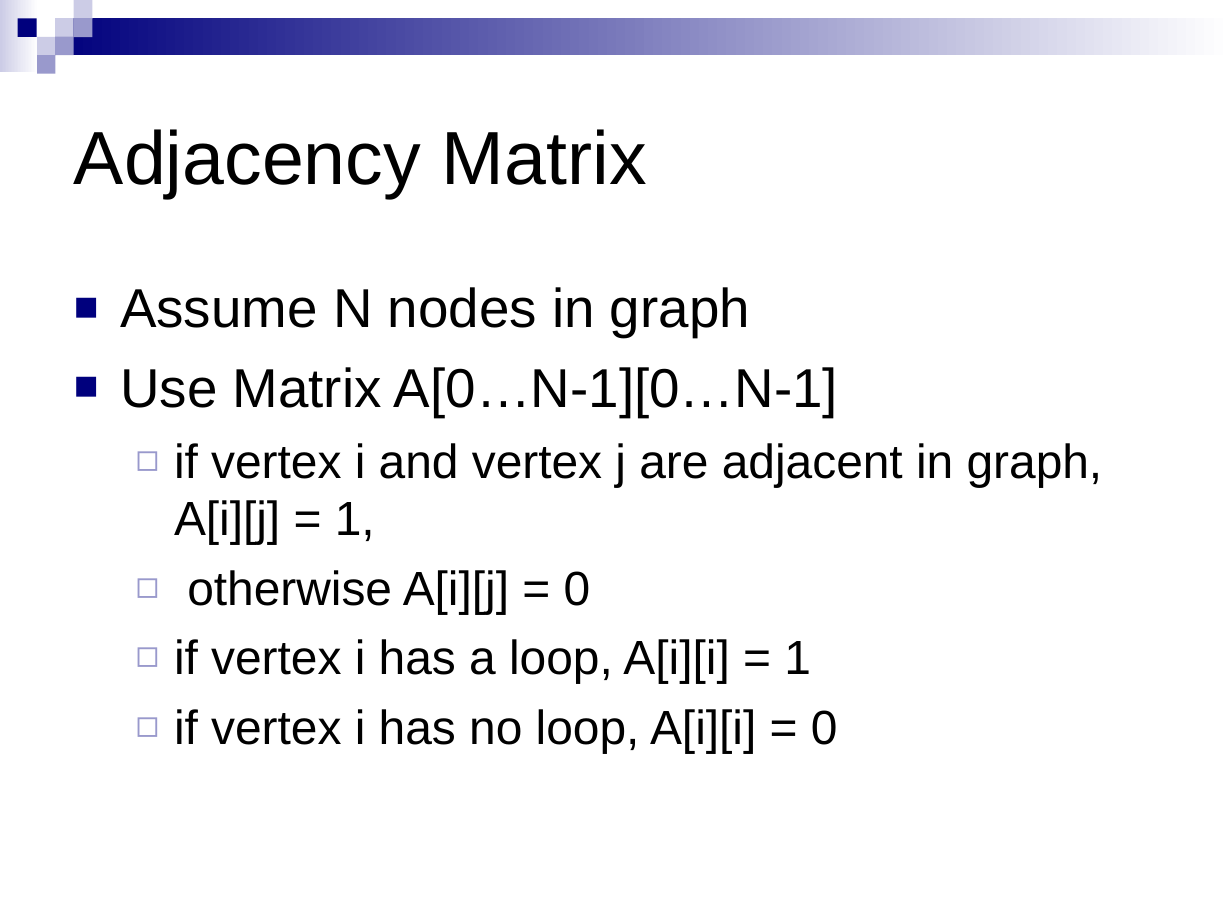
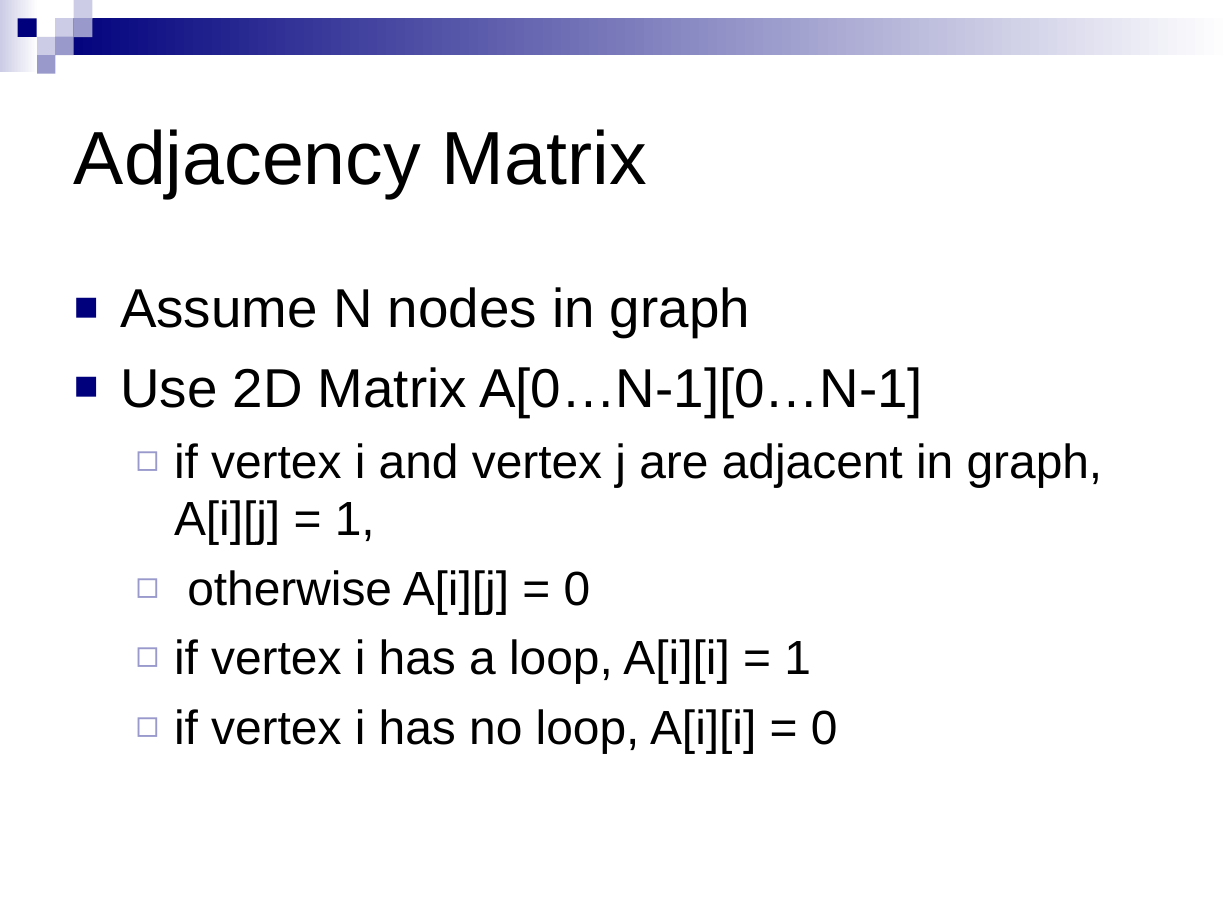
Before and after one commit to HengFan2010/hengfan2010.github.io, a slide deck: slide 17 of teaching/21F-3110/slides/3110-lecture 12-Graph I.ppt (slide 16 before the commit). Drawn at 1232x924 pixels with LibreOffice and Linux fonts; fonts in the diff are those of the drawing. Boxes give left, top, right and bottom in pixels: in the first picture for what was removed or moved away, otherwise in the second. Text is boxed around its words. In the diff, an @@ line names an element or a change of style, - is before the commit and + after.

```diff
--- a/teaching/21F-3110/slides/3110-lecture 12-Graph I.ppt
+++ b/teaching/21F-3110/slides/3110-lecture 12-Graph I.ppt
@@ text at (120, 367, 923, 417): text changed @@
-■ Use Matrix A[0…N-1][0…N-1]
+■ Use 2D Matrix A[0…N-1][0…N-1]
```
Also in this commit, not shown: 7 other slides changed, 4 slides added, 1 other file.
